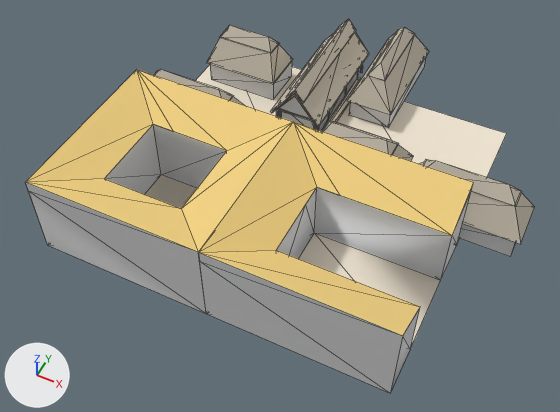
The OBJ model assets/stl_export/1122.obj, before and after one commit.
Rendered twice from a 50 mm lens placed at (20.0, -42.4, 49.7), pointed at (0.1, -2.5, -0.1). The lights are fixed; the arrows at lower left show +X, +Y and +Z. The picture after the commit comes second. Mesh edges are drawn as thin lines. Where no turn or scale is listed for an object, it has been applied to the vertices. Vertices at exactly the same position are counted once.

In view in the first picture: '1122'.
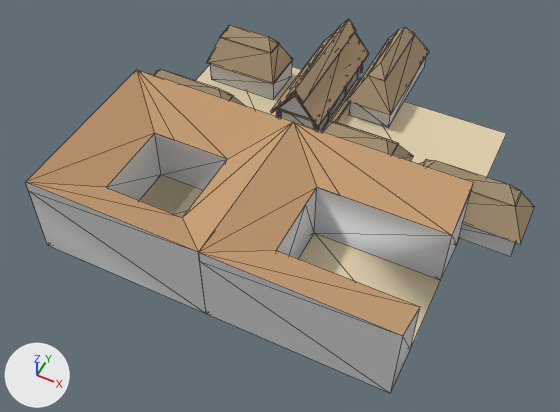
Changed parts and their boxes (x1, y1, x2, y2) in the pictures (560 x 412 px; the box of a moved part takes in the faces that stretch with it):
'1122', recoloured, reshaped
    both: (26, 19, 534, 393)
part 1 of me_1122, moved or reshaped
    both: (26, 70, 293, 252)

The edits, one by one:
Material 'cortyard' (mat_cortyard) changes colour from pale yellow #f1e6d3 to beige #e2d1af; in linear values from (0.878, 0.792, 0.651) to (0.757, 0.639, 0.427).
Material 'Material' (mat_material) changes colour from yellow #f1d182 to brown #c89f74; in linear values from (0.878, 0.639, 0.224) to (0.577, 0.349, 0.176).
Material 'straw' (mat_straw) changes colour from light grey #c7bead to beige #b29c7d; in linear values from (0.569, 0.514, 0.42) to (0.447, 0.333, 0.204).
me_1122 has 321 vertices, 506 faces and spans x -16.9..19.7, y -15.0..20.9, z 0.0..7.5.
me_1122 is used by ob_1122; location (0.0, 0.0, 0.0).
Before the commit, vertices of me_1122: 24 (-4.0, -4.0, 6.0) at pixel (226, 150), 25 (-11.0, -4.0, 6.0) at pixel (153, 124), 26 (-9.0, -4.0, 6.0) at pixel (173, 131), 30 (-11.0, -11.0, 6.0) at pixel (104, 178), 31 (-4.0, -11.0, 6.0) at pixel (181, 208).
Part 1, on me_1122:
Vertices 24, 25, 26, 30, 31 of me_1122 move by (0.0, 0.0, -1.0).
